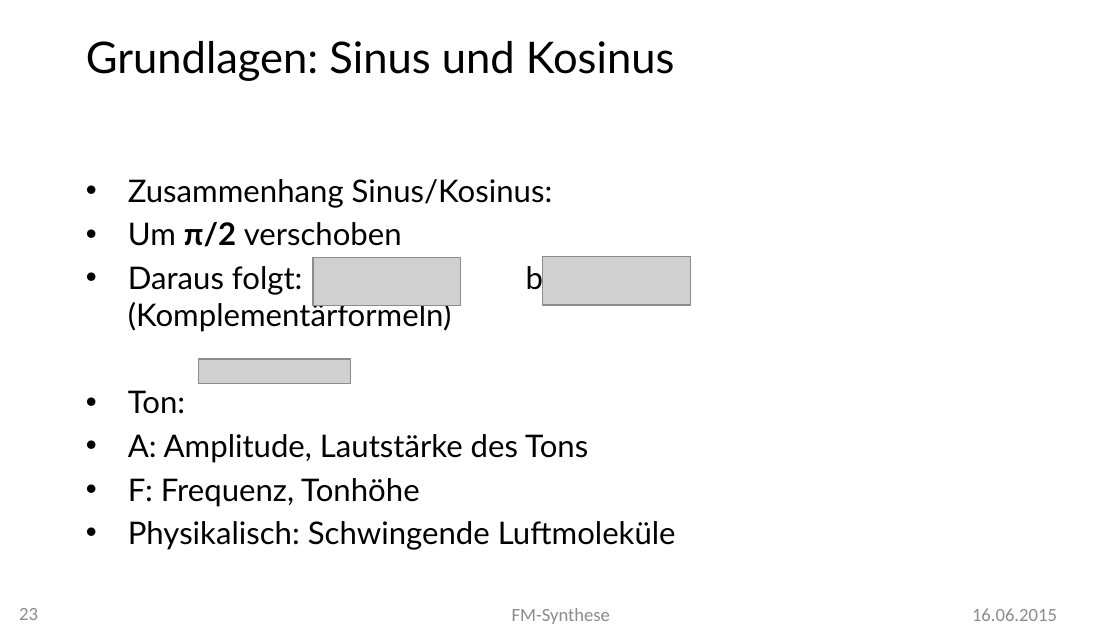
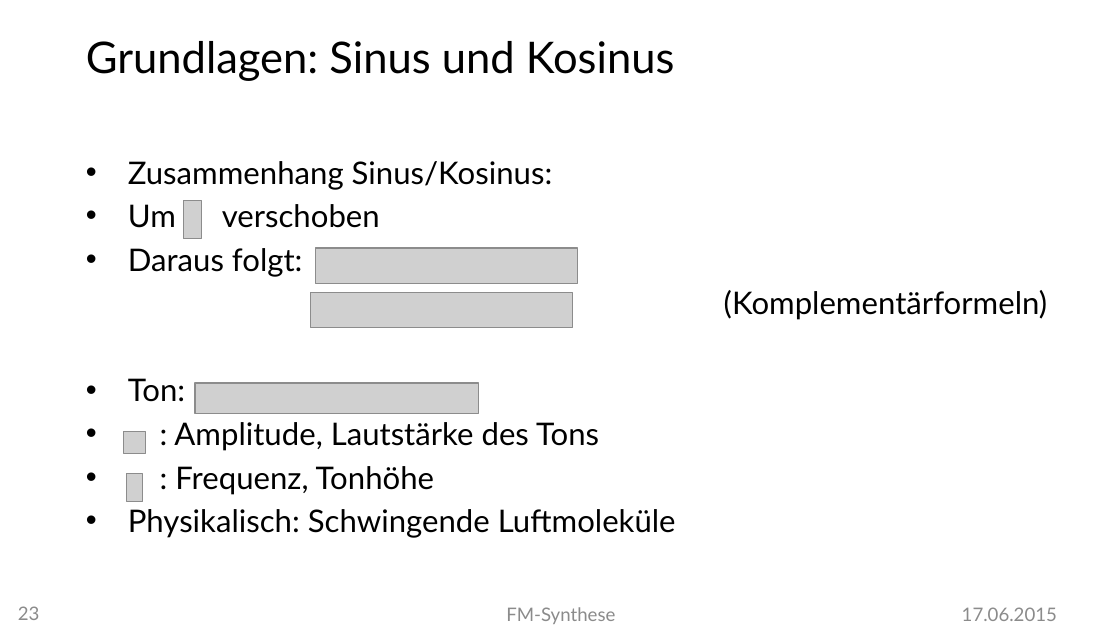
Before and after one commit to MBulli/VSeminar, a slide deck: slide 23 of Praesentation/FMSynthese-Julius.pptx. Drawn at 1120x630 pixels with LibreOffice and Linux fonts; fonts in the diff are those of the drawing; grey boxes stand for pictures; background and template pictures are left out. Boxes give left, top, right and bottom in pixels: in the first picture for what was removed or moved away, otherwise in the second. Text is boxed around its words. In the diff, an @@ line names an element or a change of style, - is before the commit and + after.

```diff
--- a/Praesentation/FMSynthese-Julius.pptx
+++ b/Praesentation/FMSynthese-Julius.pptx
@@ text "Zusammenhang Sinus/Kosinus:": place and size @@
-text "Zusammenhang Sinus/Kosinus:" at box(128, 179, 676, 550)
+text "Zusammenhang Sinus/Kosinus:" at box(128, 161, 1048, 538)
@@ text at box(128, 204, 1048, 320): text changed @@
-• Um π/2 verschoben
-• Daraus folgt: bzw. (Komplementärformeln)
+• Um verschoben
+• Daraus folgt:
+(Komplementärformeln)
@@ picture added at box(183, 200, 200, 239) @@
@@ picture removed at box(314, 258, 461, 306) @@
@@ picture removed at box(542, 256, 690, 305) @@
@@ picture removed at box(198, 360, 351, 384) @@
@@ text at box(174, 422, 599, 494): text changed @@
-• A: Amplitude, Lautstärke des Tons
-• F: Frequenz, Tonhöhe
+• : Amplitude, Lautstärke des Tons
+• : Frequenz, Tonhöhe
@@ group added at box(124, 248, 578, 502): 5 pictures @@
@@ page number at box(18, 606, 40, 620): font Calibri to Lato @@
@@ text "FM-Synthese" at box(506, 607, 615, 624): font Calibri to Lato @@
@@ text at box(962, 607, 1057, 621): text changed; font Calibri to Lato @@
-16.06.2015
+17.06.2015
```
Also in this commit, not shown: 25 other slides changed, 1 slide added.
